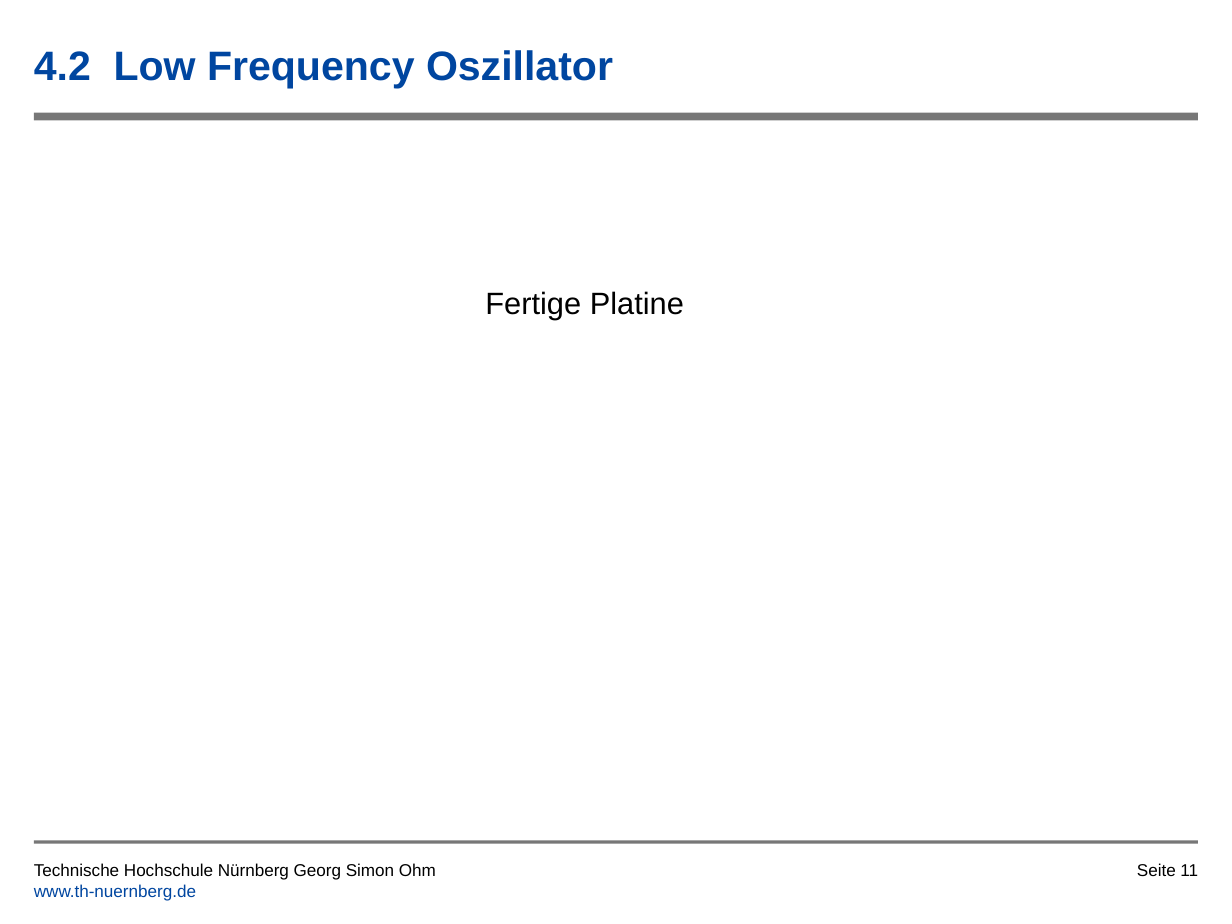
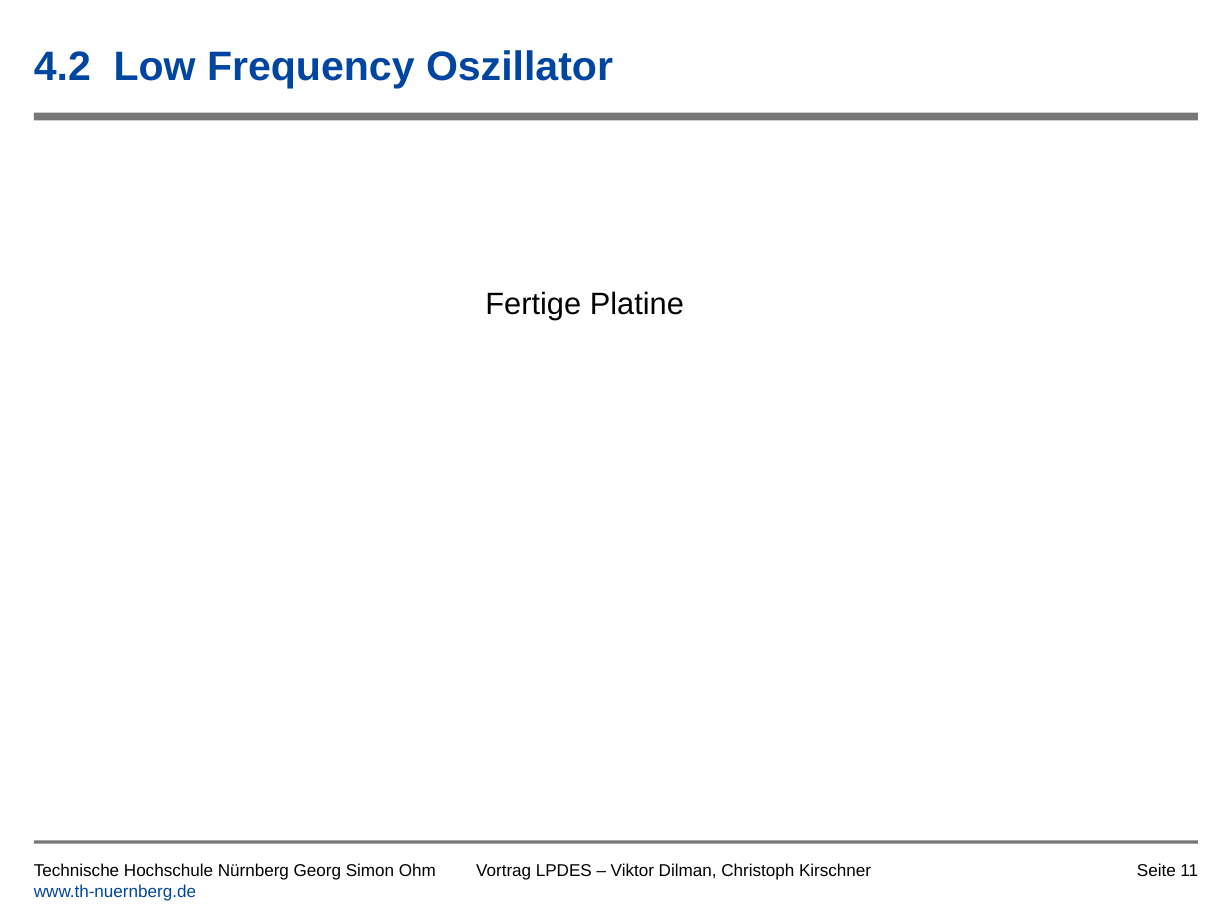
Before and after one commit to tsedlmeier/Synthesizer, a slide deck: slide 11 of Vortrag/Leiterplatte_als_Musikinstrument_Kirschner_Dilman.pptx. Drawn at 1232x924 pixels with LibreOffice and Linux fonts; fonts in the diff are those of the drawing; background and template pictures are left out. Boxes give left, top, right and bottom in pixels: in the first picture for what was removed or moved away, otherwise in the second. Text is boxed around its words. In the diff, an @@ line names an element or a change of style, - is before the commit and + after.

Commit message:
Vortrag überarbeitet

```diff
--- a/Vortrag/Leiterplatte_als_Musikinstrument_Kirschner_Dilman.pptx
+++ b/Vortrag/Leiterplatte_als_Musikinstrument_Kirschner_Dilman.pptx
@@ text added at [476, 863, 871, 880], 10 pt, text #000000 @@
+Vortrag LPDES – Viktor Dilman, Christoph Kirschner
```
Also in this commit, not shown: 13 other slides changed, 1 other file.
